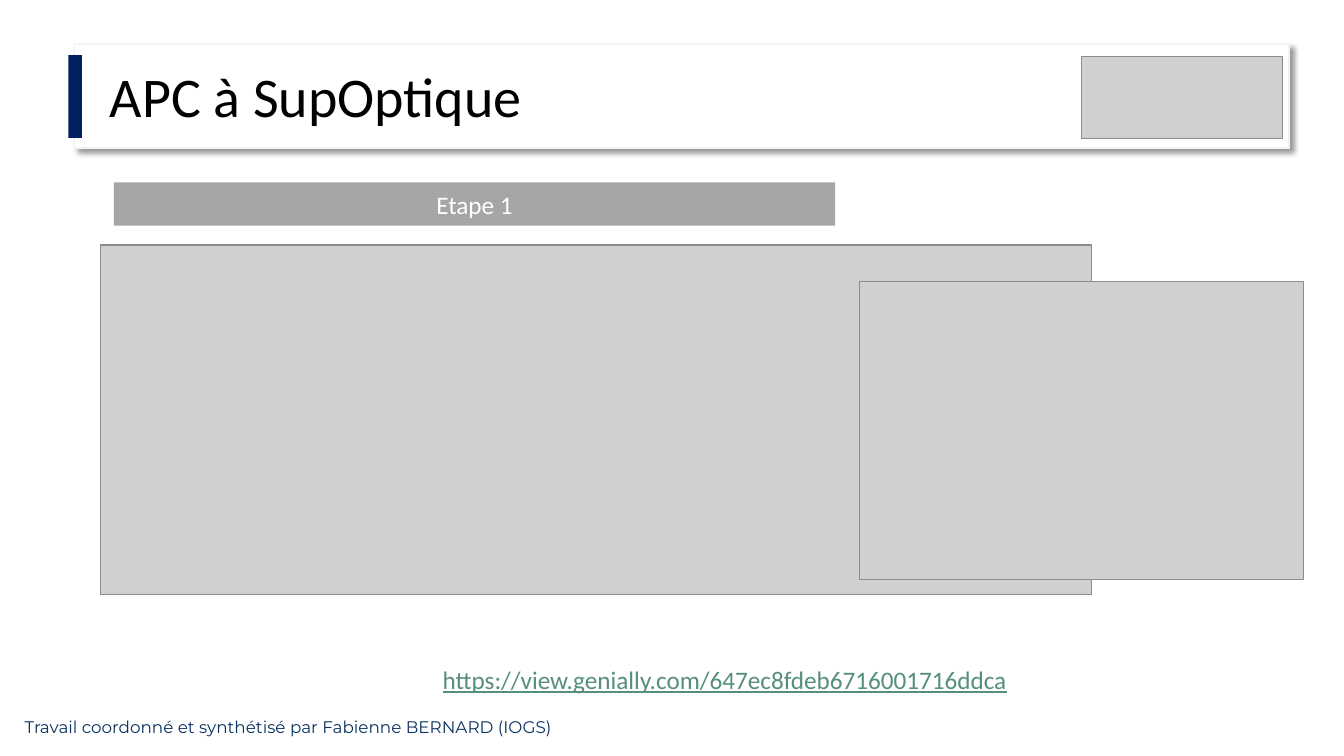
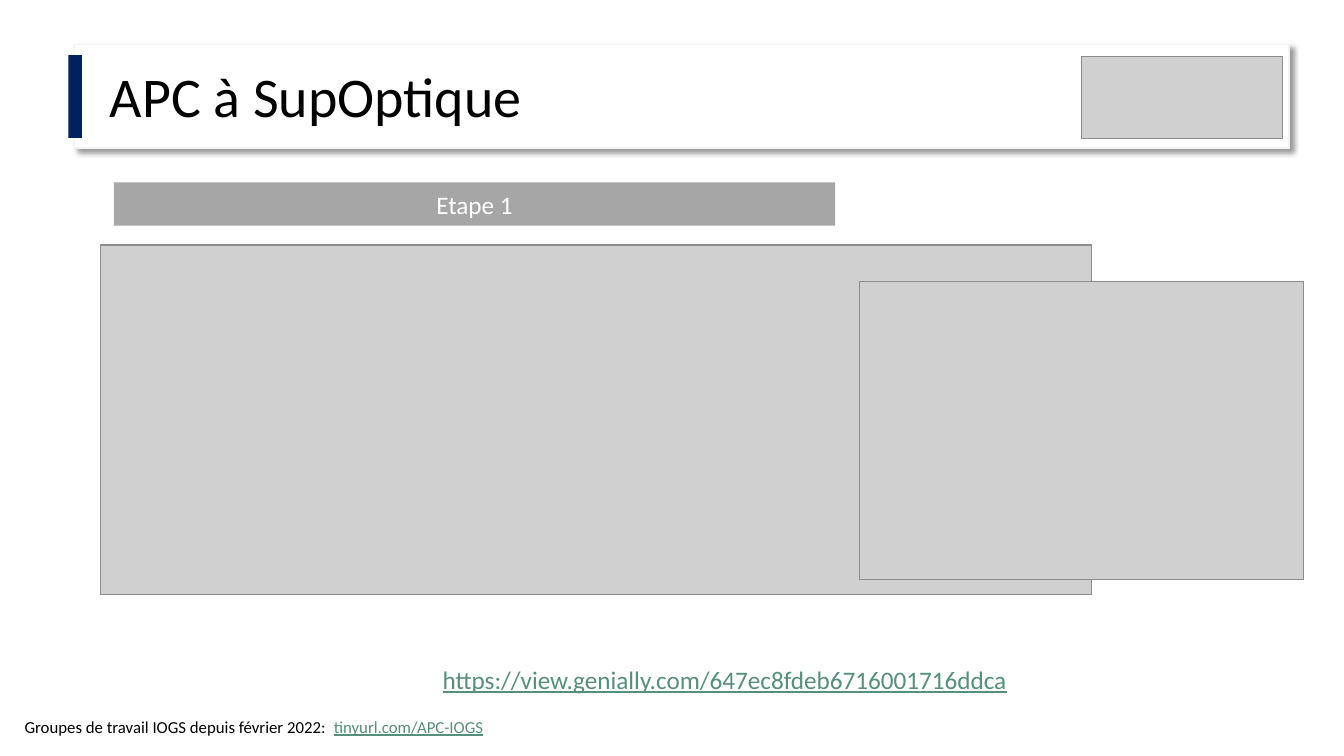
Before and after one commit to IOGS-Digital-Methods/semester-6, a slide deck: slide 6 of InterfacageNumerique/APC/S6_IntNum_APC.pptx. Drawn at 1344x756 pixels with LibreOffice and Linux fonts; fonts in the diff are those of the drawing; grey boxes stand for pictures. Boxes give left, top, right and bottom in pixels: in the first picture for what was removed or moved away, otherwise in the second. Text is boxed around its words. In the diff, an @@ line names an element or a change of style, - is before the commit and + after.

```diff
--- a/InterfacageNumerique/APC/S6_IntNum_APC.pptx
+++ b/InterfacageNumerique/APC/S6_IntNum_APC.pptx
@@ text at [25, 721, 483, 736]: text changed; font Montserrat to Calibri; text colour #0A3260 to #000000 @@
-Travail coordonné et synthétisé par Fabienne BERNARD (IOGS)
+Groupes de travail IOGS depuis février 2022: tinyurl.com/APC-IOGS
```
Also in this commit, not shown: 5 other slides changed, 5 slides added, 2 other files.
